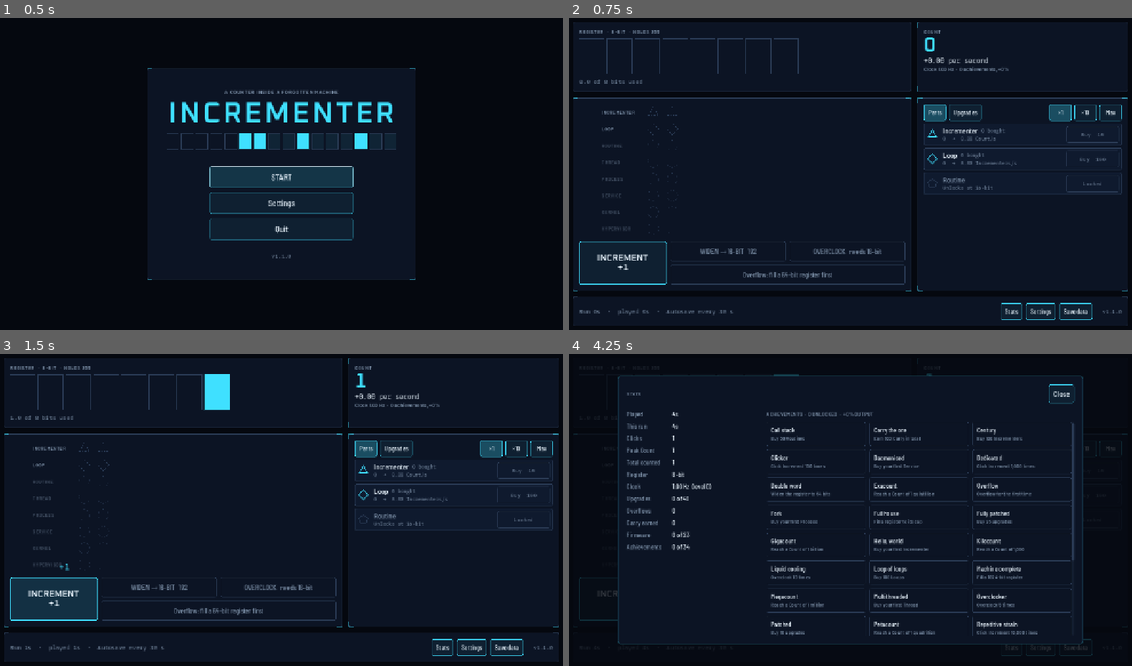
Above: before the commit, frames 1-4 (two rows, left to right).
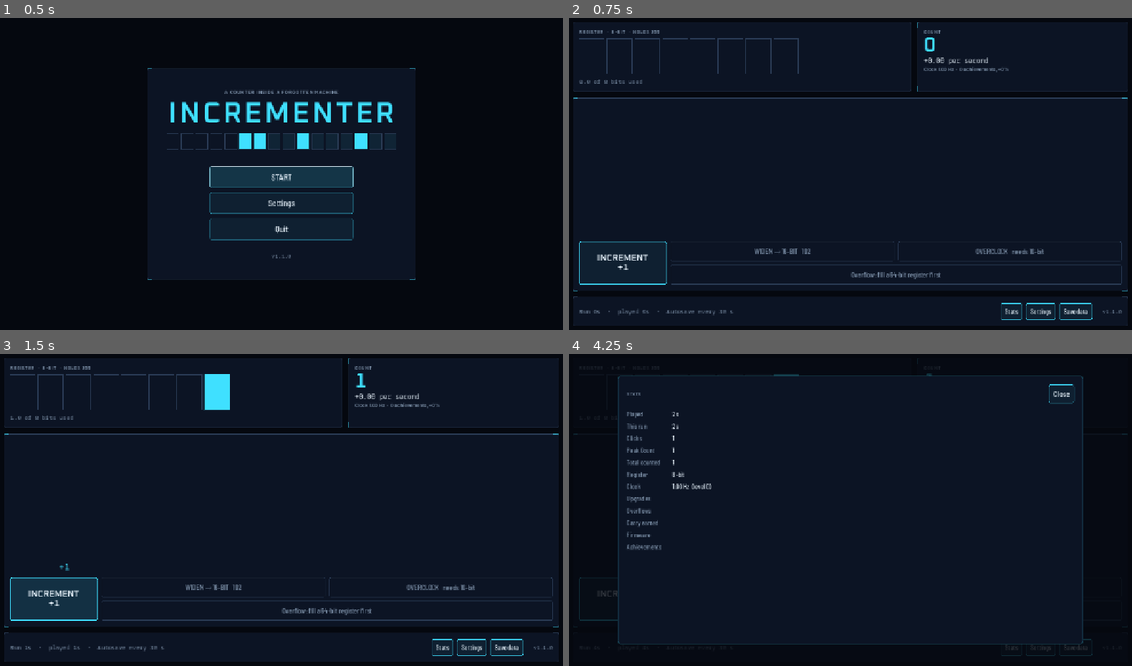
Above: after the commit, the same moments.

Repository: MrM1y4g1/Incrementer
Game: Godot game, scene res://ui/main.tscn
Two runs of this game, one before a commit and one after it. Both use one fixed random seed, a clock stepped at 60 frames per second and the inputs below.
Inputs (mouse positions are in pixels of both pictures, inside the frame that each line leads up to):
- Up to frame 1 (0.5 s): no input
- Up to frame 2 (0.75 s): click "START" at 0.5 s
- Up to frame 3 (1.5 s): click "INCREMENT +1" at 1.25 s
- Up to frame 4 (4.25 s): click (934, 447) at 2 s, where only the run before the commit has a clickable "Parts"; click "Stats" at 2.75 s; click (963, 447) at 3.5 s, where only the run before the commit has a clickable "Upgrades"

Frame 1 is identical in both runs. In frame 2, 2.9% of the frame differs, in the area x 5-99%, y 25-88%; in frame 3, 2.9%; in frame 4, 4.5%, in the area x 18-99%, y 18-91%.
Error after the commit: Parse Error: Cannot find member "SCRUB_SECONDS" in base "FirmwareDef.Effect". (res://core/content.gd:116)

Commit message:
Sort equal upgrades and Firmware by id
sort_custom isn't stable, so items with the same price (and column)
came out in an order that changed whenever files were added. That moved
cards on the Firmware screen and changed what the scripted player
bought first: adding three Firmware nodes made the simulated second run
two minutes faster. Ties are now broken by id.

Co-Authored-By: Claude Opus 5.5 <noreply@anthropic.com>

Diff:
--- a/core/content.gd
+++ b/core/content.gd
@@ -30,9 +30,14 @@
 		if res is FirmwareDef:
 			content.firmware.append(res as FirmwareDef)
 	content.layers.sort_custom(func(a: LayerDef, b: LayerDef) -> bool: return a.tier < b.tier)
-	content.upgrades.sort_custom(func(a: UpgradeDef, b: UpgradeDef) -> bool: return a.cost < b.cost)
+	# sort_custom isn't stable, so ties are broken by id: otherwise adding a file could reorder equal items,
+	# which changes the Firmware screen and what the scripted player buys first.
+	content.upgrades.sort_custom(func(a: UpgradeDef, b: UpgradeDef) -> bool:
+		return a.cost < b.cost or (a.cost == b.cost and String(a.id) < String(b.id)))
 	content.firmware.sort_custom(func(a: FirmwareDef, b: FirmwareDef) -> bool:
-		return a.column < b.column or (a.column == b.column and a.cost < b.cost))
+		if a.column != b.column:
+			return a.column < b.column
+		return a.cost < b.cost or (a.cost == b.cost and String(a.id) < String(b.id)))
 	content.index()
 	return content
 
@@ -108,6 +113,10 @@
 			errors.append("Firmware %s targets layer %d, which doesn't exist" % [node.id, node.layer_tier])
 		if node.effect == FirmwareDef.Effect.RETIRED_OFFLINE_HOURS:
 			errors.append("Firmware %s uses the retired offline effect" % node.id)
+		if node.effect == FirmwareDef.Effect.SCRUB_SECONDS and node.value <= 0.0:
+			errors.append("Firmware %s needs a positive scrub time" % node.id)
+		if node.effect == FirmwareDef.Effect.FAULT_RATE and (node.value <= 0.0 or node.value > 1.0):
+			errors.append("Firmware %s must scale bad bits by more than 0 and at most 1" % node.id)
 	return errors
 
 
--- a/tests/test_content.gd
+++ b/tests/test_content.gd
@@ -54,3 +54,17 @@
 	content.achievements = [Fixtures.achievement(&"", AchievementDef.Condition.CLICKS, 1.0)]
 	content.index()
 	check_eq(content.validate().size(), 4, "duplicate id, missing layer, missing id, missing name")
+
+
+func test_equal_items_keep_a_fixed_order() -> void:
+	var content := _real()
+	for i: int in content.firmware.size() - 1:
+		var a := content.firmware[i]
+		var b := content.firmware[i + 1]
+		if a.column == b.column and a.cost == b.cost:
+			check(String(a.id) < String(b.id), "%s and %s tie, so they sort by id" % [a.id, b.id])
+	for i: int in content.upgrades.size() - 1:
+		var a := content.upgrades[i]
+		var b := content.upgrades[i + 1]
+		if a.cost == b.cost:
+			check(String(a.id) < String(b.id), "%s and %s tie, so they sort by id" % [a.id, b.id])
